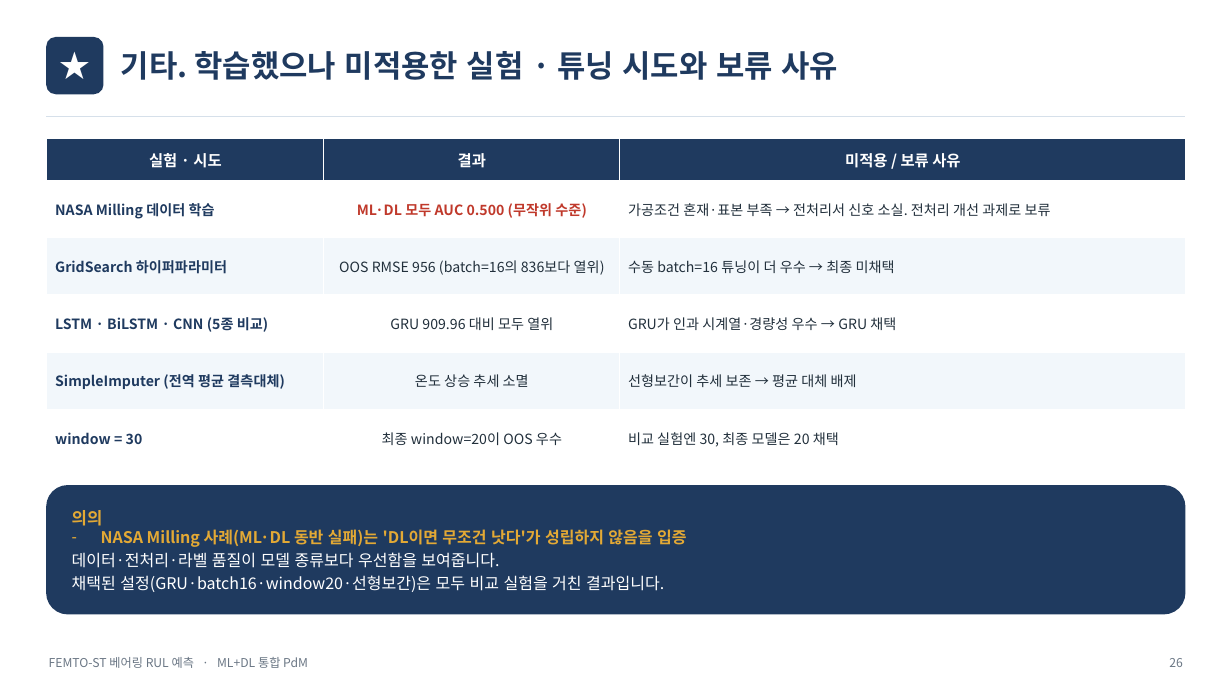
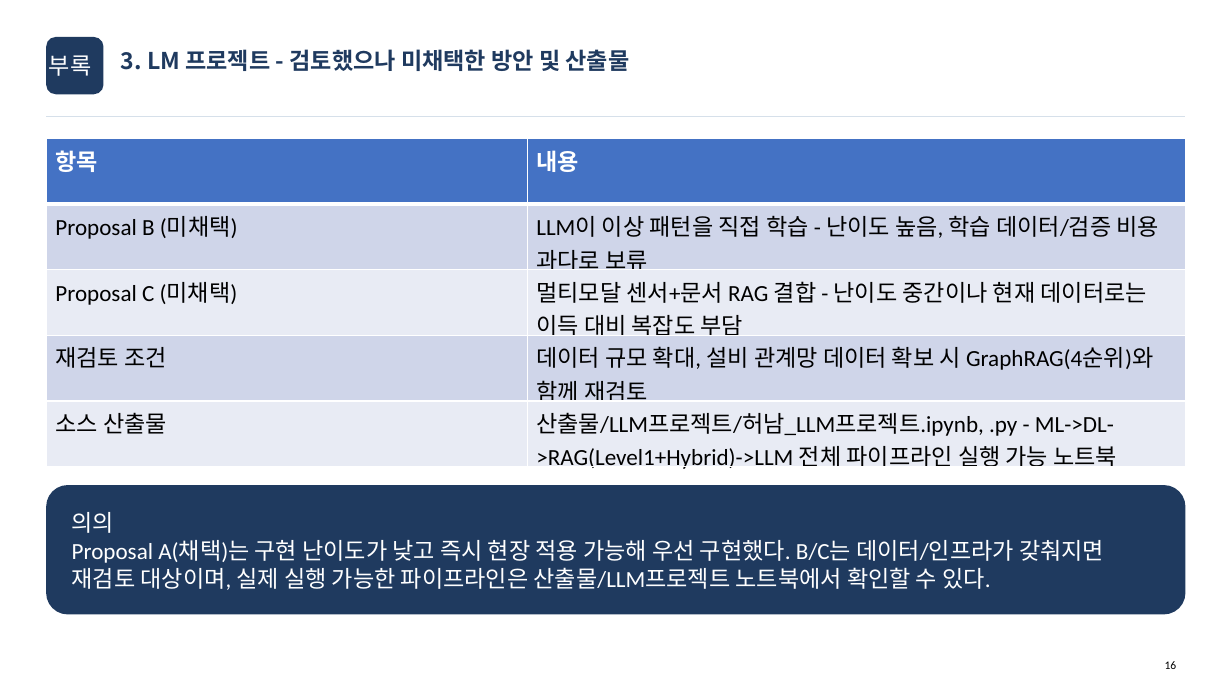
Before and after one commit to vapsnamheo-dev/AISOURCE, a slide deck: slide 16 of Homework/LLM_FactoryAutomation/산출물/허남_LLM프로젝트.pptx (slide 26 before the commit). Drawn at 1232x693 pixels with LibreOffice and Linux fonts; fonts in the diff are those of the drawing. Boxes give left, top, right and bottom in pixels: in the first picture for what was removed or moved away, otherwise in the second. Text is boxed around its words. In the diff, an @@ line names an element or a change of style, - is before the commit and + after.

Commit message:
feat: LLM_FactoryAutomation v0.7 - 환각 방어 게이트 + RAG 출처근거 Citation
- femto_llm_guard.py 신규: 신뢰도 톤 분기·입력 OOD 판정·클래스 한정 자기인지 3층 게이트로 환각(hallucination) 구조적 차단
- femto_doc_rag.py 개선: 문서 출처를 파일명·절 번호·개정일로 태깅(Citation), BM25+벡터 Hybrid 양쪽 경로 모두 근거 메타데이터 보존
- streamlit_femto.py: Tab6 AI 정비 권고에 위 기능 반영
- tests: test_femto_llm_guard.py 11건, test_femto_doc_rag_citations.py 5건 pytest 통과
- 산출물: 딥러닝_LLM프로젝트 PPT(부록 D/E 추가, v0.7), 백업본 동기화

```diff
--- a/Homework/LLM_FactoryAutomation/산출물/허남_LLM프로젝트.pptx
+++ b/Homework/LLM_FactoryAutomation/산출물/허남_LLM프로젝트.pptx
@@ text in rounded rectangle at [49,55,92,76]: text changed; size 24 to 18 pt; font Noto Sans CJK KR to Calibri; bold off @@
-★
+부록
@@ text at [121,49,630,71]: text changed; size 24 to 18 pt @@
-기타. 학습했으나 미적용한 실험 · 튜닝 시도와 보류 사유
+3. LM 프로젝트 - 검토했으나 미채택한 방안 및 산출물
@@ table at [46,139,1186,473] @@
-실험 · 시도 | 결과 | 미적용 / 보류 사유
-NASA Milling 데이터 학습 | ML·DL 모두 AUC 0.500 (무작위 수준) | 가공조건 혼재·표본 부족 → 전처리서 신호 소실. 전처리 개선 과제로 보류
-GridSearch 하이퍼파라미터 | OOS RMSE 956 (batch=16의 836보다 열위) | 수동 batch=16 튜닝이 더 우수 → 최종 미채택
-LSTM · BiLSTM · CNN (5종 비교) | GRU 909.96 대비 모두 열위 | GRU가 인과 시계열·경량성 우수 → GRU 채택
-SimpleImputer (전역 평균 결측대체) | 온도 상승 추세 소멸 | 선형보간이 추세 보존 → 평균 대체 배제
-window = 30 | 최종 window=20이 OOS 우수 | 비교 실험엔 30, 최종 모델은 20 채택
+항목 | 내용
+Proposal B (미채택) | LLM이 이상 패턴을 직접 학습 - 난이도 높음, 학습 데이터/검증 비용 과다로 보류
+Proposal C (미채택) | 멀티모달 센서+문서 RAG 결합 - 난이도 중간이나 현재 데이터로는 이득 대비 복잡도 부담
+재검토 조건 | 데이터 규모 확대, 설비 관계망 데이터 확보 시 GraphRAG(4순위)와 함께 재검토
+소스 산출물 | 산출물/LLM프로젝트/허남_LLM프로젝트.ipynb, .py - ML->DL->RAG(Level1+Hybrid)->LLM 전체 파이프라인 실행 가능 노트북
@@ text in rounded rectangle at [72,512,115,533]: size 13 to 18 pt, font Noto Sans CJK KR to Calibri, text colour #E3A935 to #FFFFFF, bold off in "의의" @@
@@ text in rounded rectangle at [72,540,1104,590]: text changed; size 12.5 to 18 pt; font Noto Sans CJK KR to Calibri @@
-– NASA Milling 사례(ML·DL 동반 실패)는 'DL이면 무조건 낫다'가 성립하지 않음을 입증
-데이터·전처리·라벨 품질이 모델 종류보다 우선함을 보여줍니다.
-채택된 설정(GRU·batch16·window20·선형보간)은 모두 비교 실험을 거친 결과입니다.
+Proposal A(채택)는 구현 난이도가 낮고 즉시 현장 적용 가능해 우선 구현했다. B/C는 데이터/인프라가 갖춰지면 재검토 대상이며, 실제 실행 가능한 파이프라인은 산출물/LLM프로젝트 노트북에서 확인할 수 있다.
@@ text removed at [49,657,308,668] @@
-FEMTO-ST 베어링 RUL 예측 · ML+DL 통합 PdM
@@ text removed at [1169,658,1182,667] @@
-26
@@ text added at [1165,661,1177,669], 9 pt, text #000000 @@
+16
```
Also in this commit, not shown: 6 other slides changed, 9 slides added, 24 slides removed, 31 other files.
